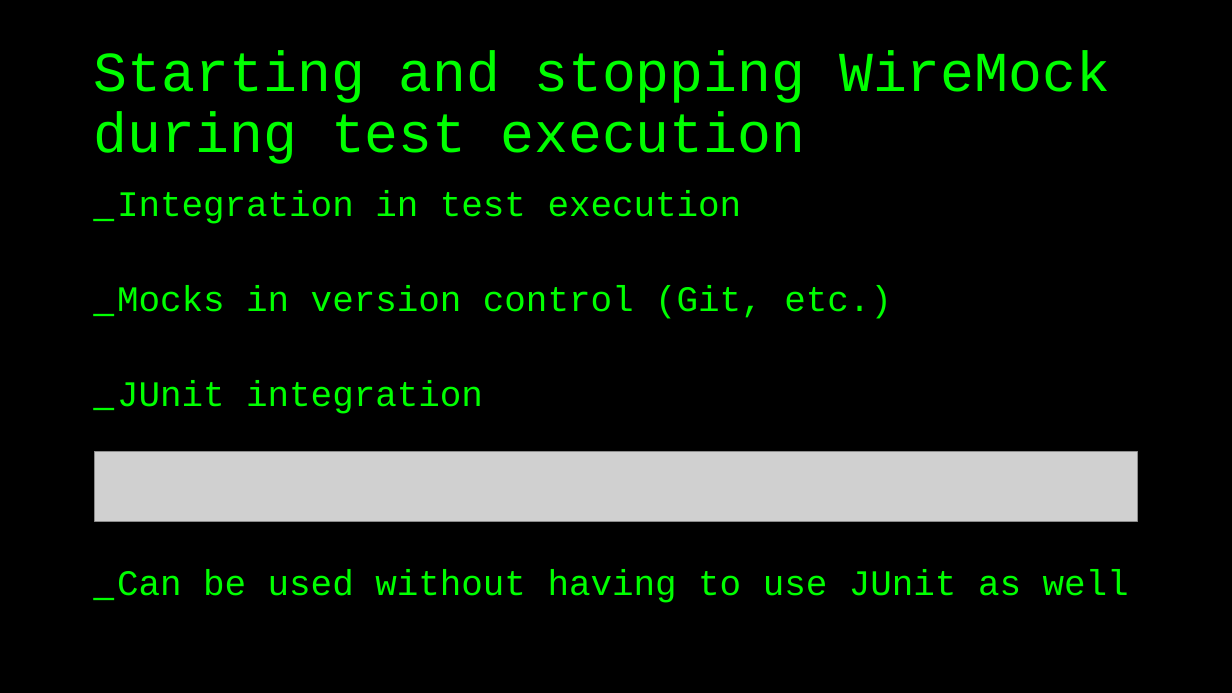
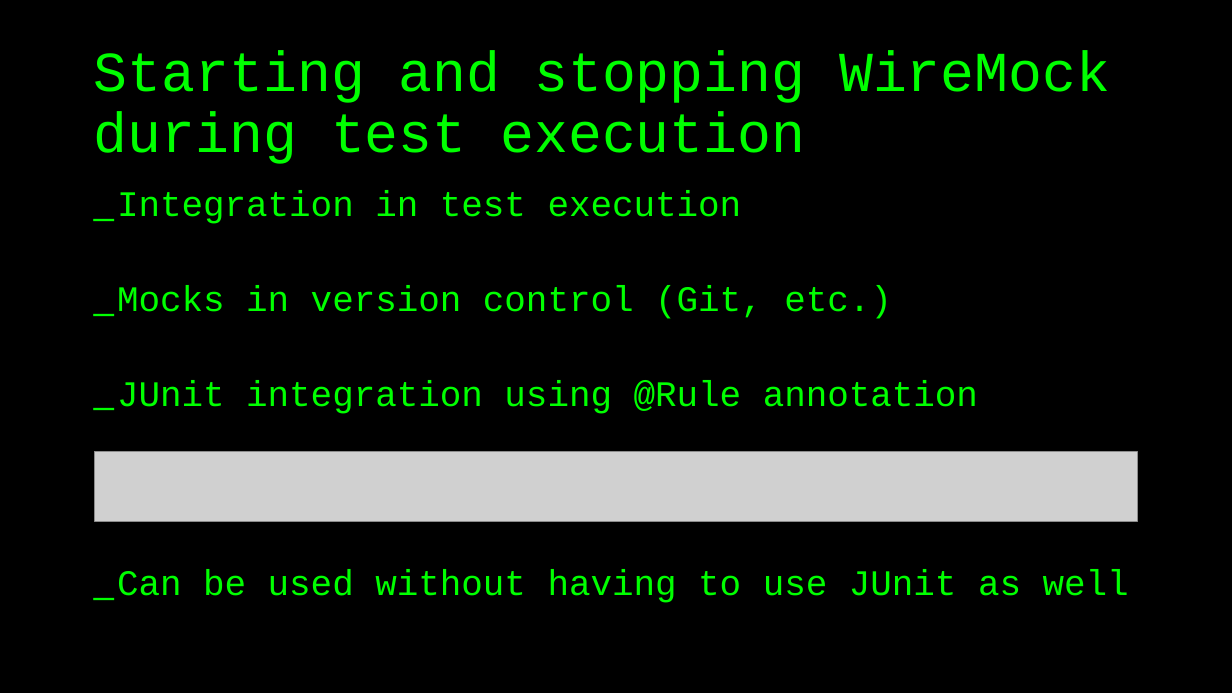
Before and after one commit to basdijkstra/wiremock-workshop, a slide deck: slide 20 of wiremock_workshop.pptx (slide 21 before the commit). Drawn at 1232x693 pixels with LibreOffice and Linux fonts; fonts in the diff are those of the drawing; grey boxes stand for pictures. Boxes give left, top, right and bottom in pixels: in the first picture for what was removed or moved away, otherwise in the second. Text is boxed around its words. In the diff, an @@ line names an element or a change of style, - is before the commit and + after.

```diff
--- a/wiremock_workshop.pptx
+++ b/wiremock_workshop.pptx
@@ text at [117,380,978,414]: text changed @@
-_ JUnit integration
+_ JUnit integration using @Rule annotation
```
Also in this commit, not shown: 2 other slides changed, 1 other file.
